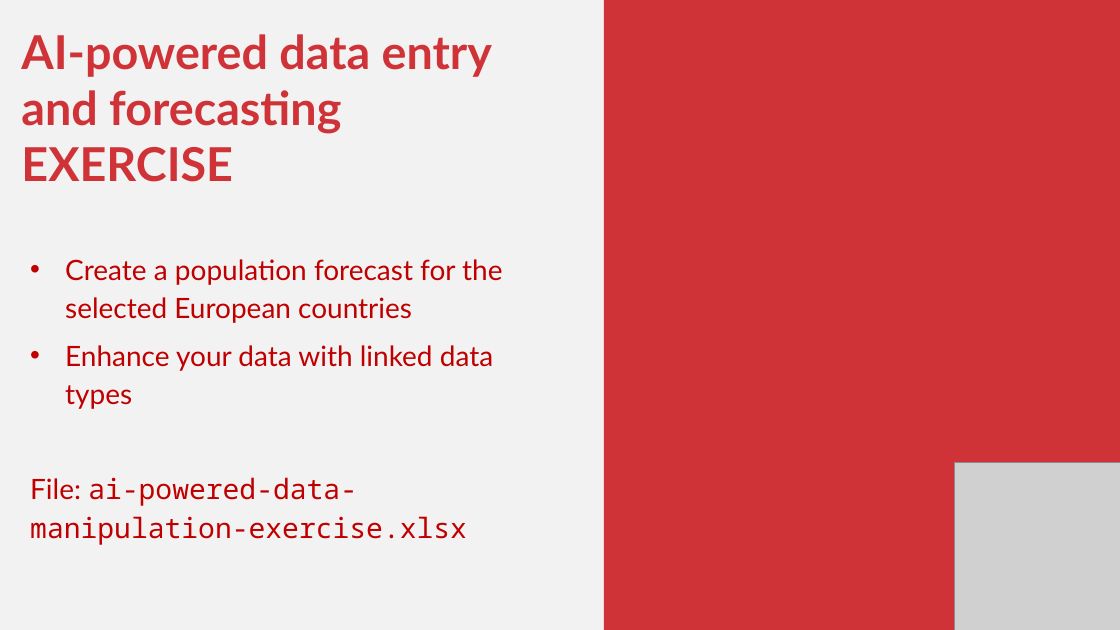
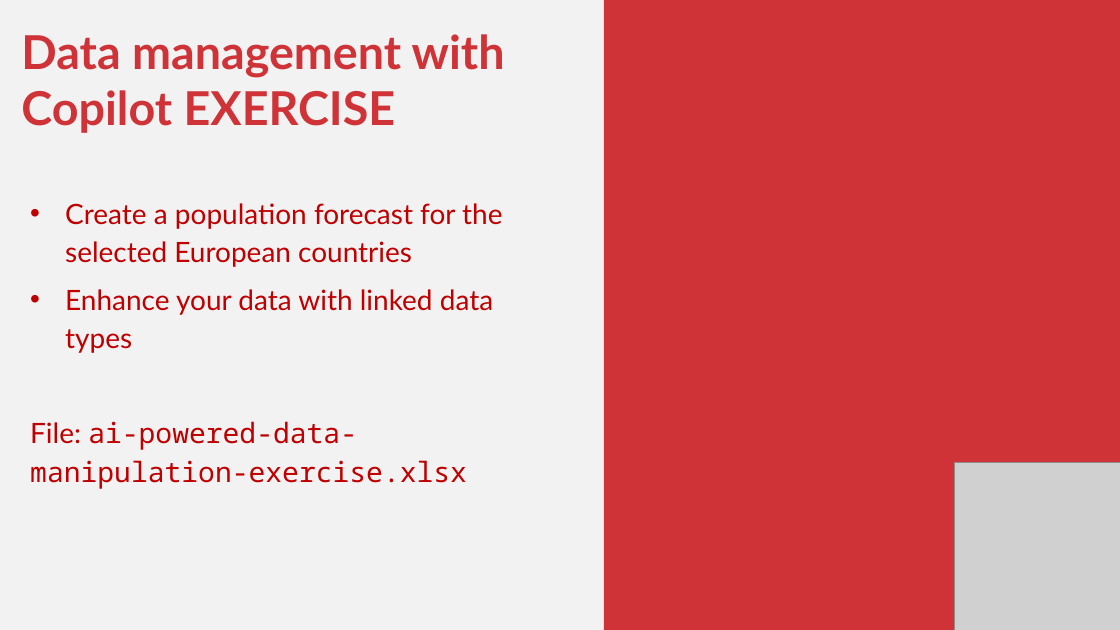
Before and after one commit to stringfestdata/xlgs-mc-2025, a slide deck: slide 12 of xlgs-analytics-2_0-slides.pptx. Drawn at 1120x630 pixels with LibreOffice and Linux fonts; fonts in the diff are those of the drawing; grey boxes stand for pictures. Boxes give left, top, right and bottom in pixels: in the first picture for what was removed or moved away, otherwise in the second. Text is boxed around its words. In the diff, an @@ line names an element or a change of style, - is before the commit and + after.

```diff
--- a/xlgs-analytics-2_0-slides.pptx
+++ b/xlgs-analytics-2_0-slides.pptx
@@ text at <box>21,34,505,133</box>: text changed @@
-AI-powered data entry and forecasting EXERCISE
+Data management with Copilot EXERCISE
```
Also in this commit, not shown: 4 other slides changed, 23 other files.
